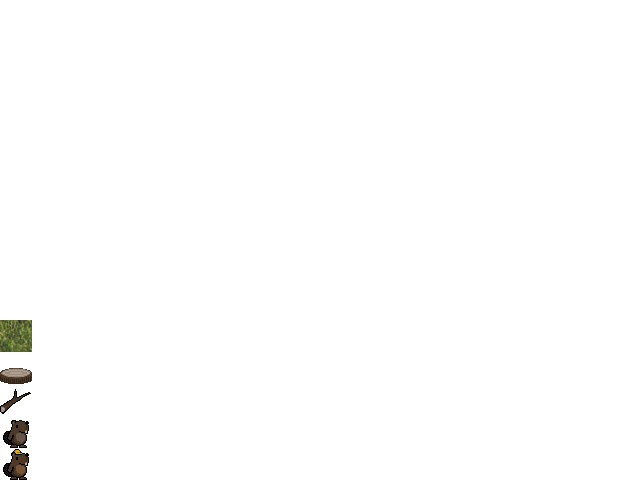
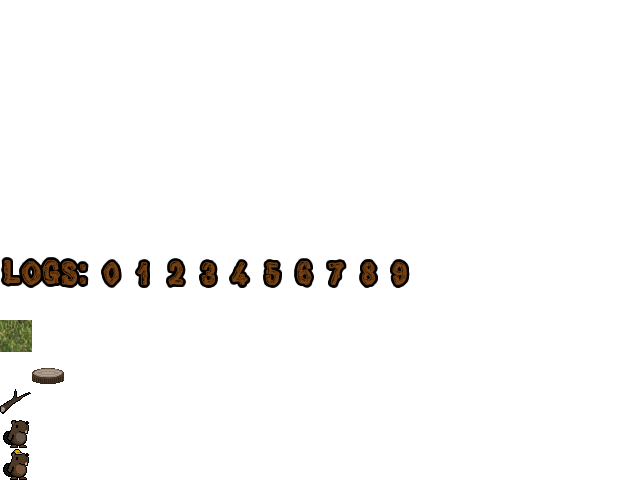
Layer changes from the first 640 × 480 image to the second:
added layer "Text" above "Tiles" over (1, 257, 410, 288)
painted on "Tiles" over (0, 368, 64, 384)
